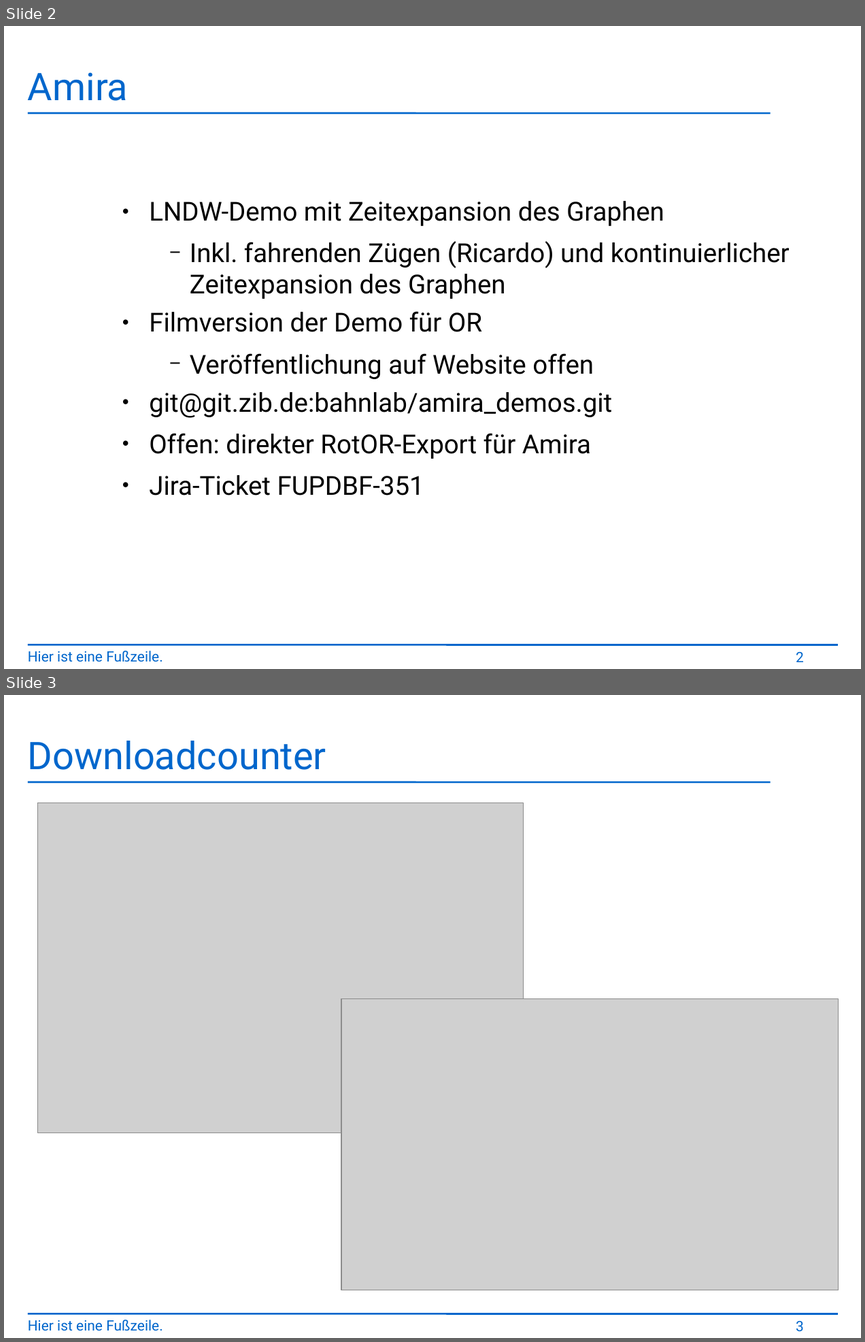
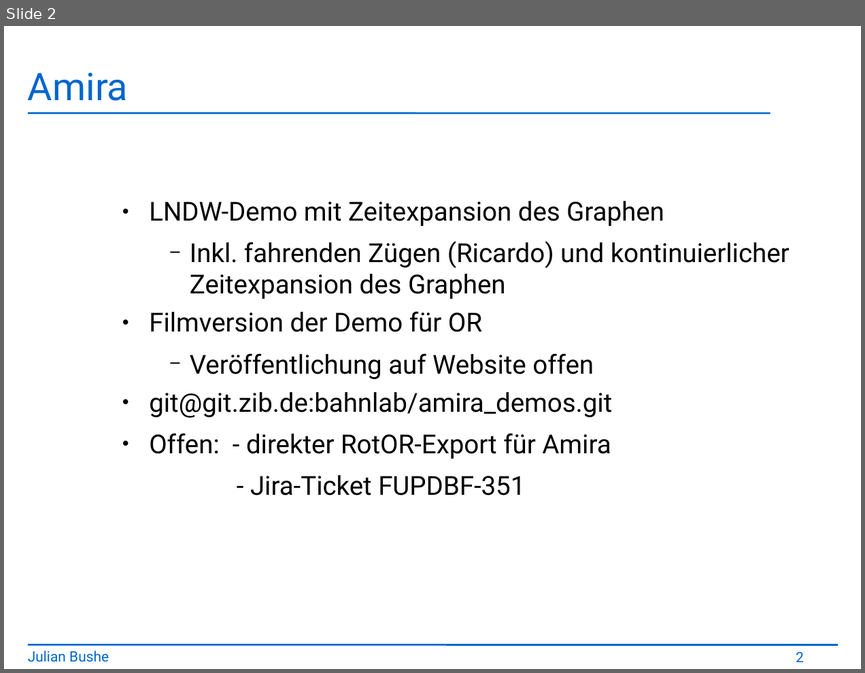
Before and after one commit to jbushe/presentations, a slide deck: presentation.odp. Shown one above the other, each under a label of ours: slides 2 and 3 before the commit, slide 2 after it. The pictures are 865x1342 and 865x673 pixels, drawn with LibreOffice and Linux fonts; fonts in the diff are those of the drawing; grey boxes stand for pictures; background and template pictures are left out. Boxes give left, top, right and bottom in pixels: in the first picture for what was removed or moved away, otherwise in the second. Text is boxed around its words. In the diff, an @@ line names an element or a change of style, - is before the commit and + after.

```diff
--- a/presentation.odp
+++ b/presentation.odp
@@ slide 3 removed at <box>4,695,861,1338</box>, background #FFFFFF; not listed: 2 template elements that a slide beside it also shows @@
@@ title removed at <box>28,741,326,770</box> @@
-Downloadcounter
@@ picture removed at <box>37,803,524,1133</box> @@
@@ picture removed at <box>341,998,838,1289</box> @@
@@ text removed at <box>28,1319,163,1331</box> @@
-Hier ist eine Fußzeile.
@@ page number removed at <box>796,1321,804,1331</box> @@
-3
@@ slide 2 changed as well @@
@@ text at <box>149,433,611,495</box>: text changed @@
-    ● Offen: direkter RotOR-Export für Amira
-    ● Jira-Ticket FUPDBF-351
+    ● Offen: - direkter RotOR-Export für Amira
+        - Jira-Ticket FUPDBF-351
@@ text at <box>28,650,109,662</box>: text changed @@
-Hier ist eine Fußzeile.
+Julian Bushe
```
Also in this commit, not shown: 3 other slides changed, 3 slides added, 1 other slide removed, 1 other file.
